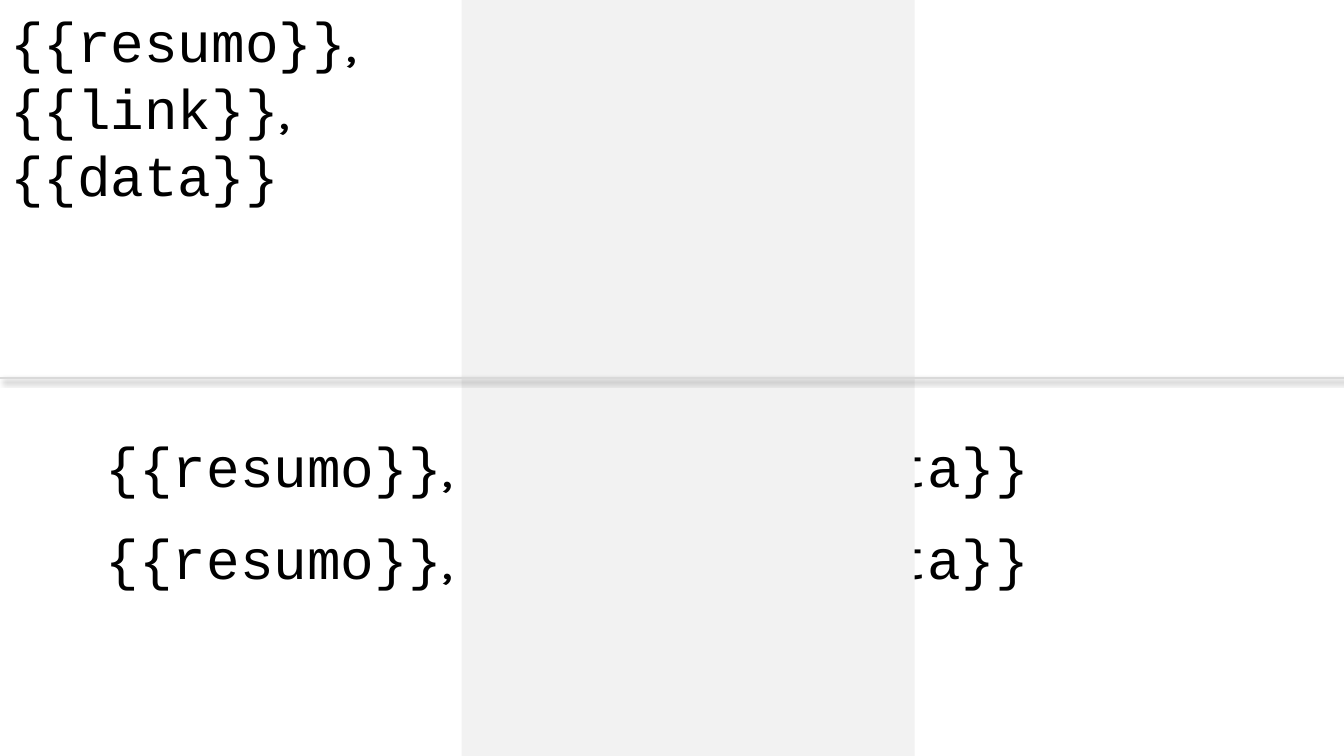
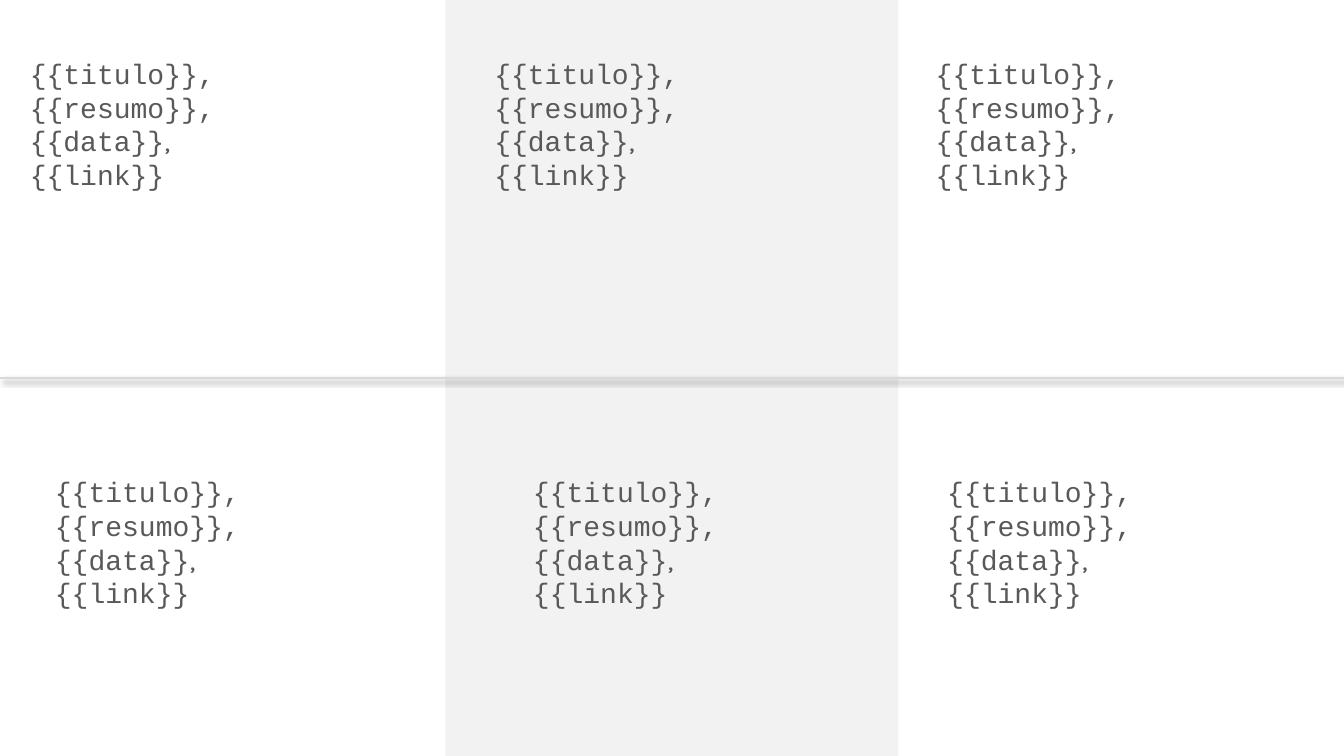
Before and after one commit to kamilypl/API-Python, a slide deck: slide 1 of template.pptx. Drawn at 1344x756 pixels with LibreOffice and Linux fonts; fonts in the diff are those of the drawing. Boxes give left, top, right and bottom in pixels: in the first picture for what was removed or moved away, otherwise in the second. Text is boxed around its words. In the diff, an @@ line names an element or a change of style, - is before the commit and + after.

Commit message:
deploy

```diff
--- a/template.pptx
+++ b/template.pptx
@@ rectangle: place and size @@
-rectangle at box(462, 0, 914, 756)
+rectangle at box(446, 0, 898, 756)
@@ text at box(30, 64, 215, 191): text changed; size 40 to 20 pt; text colour #000000 to #595959 @@
-{{resumo}}, {{link}}, {{data}}
+{{titulo}},
+{{resumo}},
+{{data}},
+{{link}}
@@ text added at box(494, 64, 679, 191), 20 pt, text #595959 @@
+{{titulo}},
+{{resumo}},
+{{data}},
+{{link}}
@@ text added at box(936, 64, 1121, 191), 20 pt, text #595959 @@
+{{titulo}},
+{{resumo}},
+{{data}},
+{{link}}
@@ text removed at box(106, 447, 1029, 499) @@
-{{resumo}}, {{link}}, {{data}}
@@ text added at box(55, 482, 240, 609), 20 pt, text #595959 @@
+{{titulo}},
+{{resumo}},
+{{data}},
+{{link}}
@@ text at box(533, 482, 718, 609): text changed; size 40 to 20 pt; text colour #000000 to #595959 @@
-{{resumo}}, {{link}}, {{data}}
+{{titulo}},
+{{resumo}},
+{{data}},
+{{link}}
@@ text added at box(947, 482, 1132, 609), 20 pt, text #595959 @@
+{{titulo}},
+{{resumo}},
+{{data}},
+{{link}}
```
